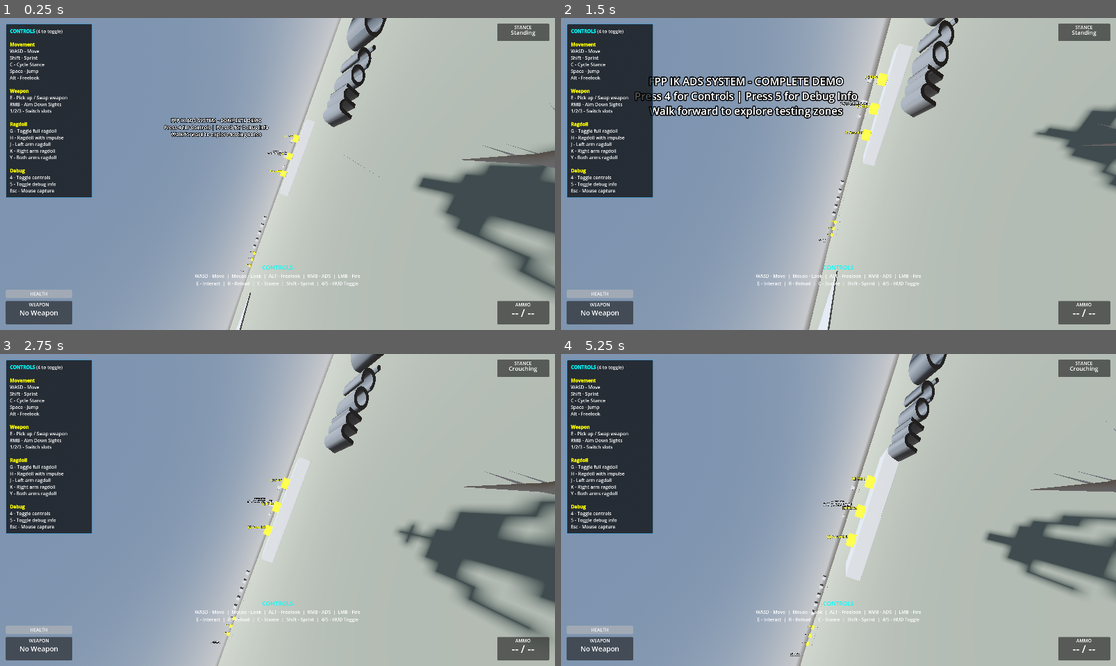
Above: before the commit, frames 1-4 (two rows, left to right).
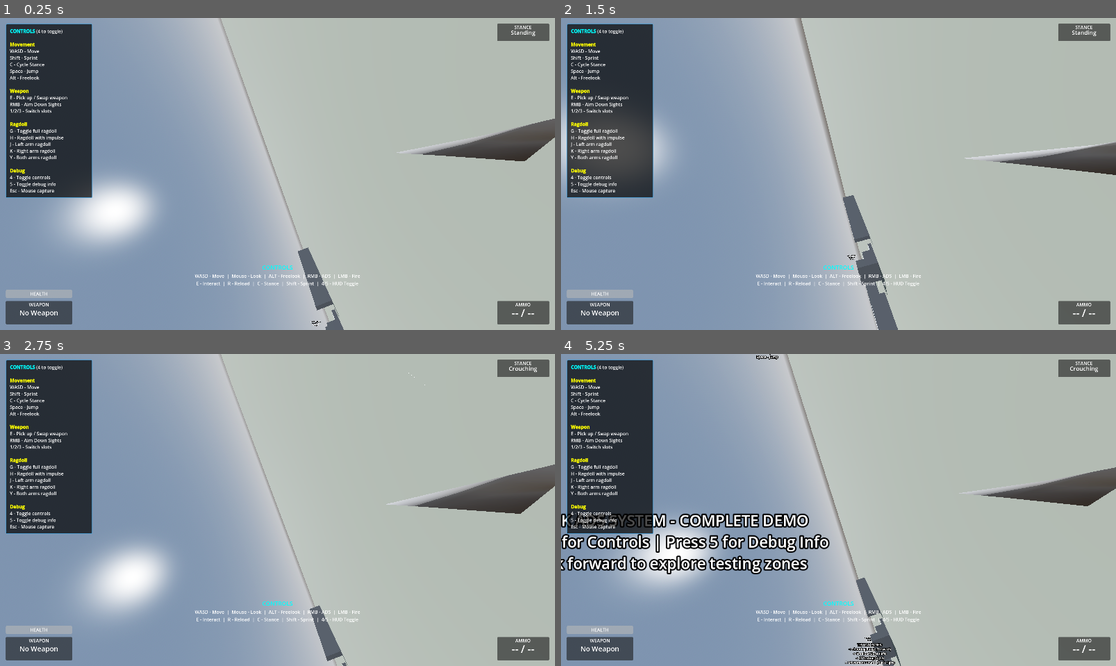
Above: after the commit, the same moments.

Repository: lmf-git/fpp-ik-ads
Game: Godot game, scene res://scenes/enhanced_demo.tscn
Same seed, same stepped clock (60 frames per second), same inputs: the game is played once before the commit and once after it.
Inputs (mouse positions are in pixels of both pictures, inside the frame that each line leads up to):
- Up to frame 1 (0.25 s): no input
- Up to frame 2 (1.5 s): tap Enter at 0.5 s; move the mouse to (866, 174) at 0.52 s; hold W (move_forward) from 0.53 s (still down); tap E (interact) at 0.6 s; click (866, 174) at 0.67 s; tap Space (jump) at 0.77 s; move the mouse to (810, 174) at 1.27 s; right-click (810, 174) at 1.35 s
- Up to frame 3 (2.75 s): keep holding W (move_forward); tap Space (jump) at 1.52 s; tap E (interact) at 1.55, 2.3 s; move the mouse to (288, 503) at 2.02 s; tap C (crouch) at 2.1 s
- Up to frame 4 (5.25 s): keep holding W (move_forward); move the mouse to (832, 516) at 2.77 s; click (832, 516) at 2.85 s; tap Space (jump) at 3.02, 3.77, 4.52 s; tap E (interact) at 3.05, 3.8, 4.35 s; move the mouse to (877, 513) at 3.52 s; hold Alt (freelook) 3.53-4.28 s; move the mouse to (794, 506) at 4.27 s; move the mouse to (844, 510) at 5.02 s; hold Shift (sprint) from 5.03 s (still down); click (844, 510) at 5.17 s

The runs differ from the first frame. In frame 1, 27% of the frame differs, in the area x 9-100%, y 0-100%; in frame 2, 20%; in frame 3, 27%; in frame 4, 27%, in the area x 0-100%, y 0-100%.

Commit message:
Fix FPS camera orientation and interaction signal
Camera fixes:
- Remove 180° roll that caused gimbal lock
- Use -90° yaw instead of +90° with roll
- Pitch now works correctly (up/down instead of left/right)
- Camera faces forward with correct up orientation

Interaction signal fixes:
- Change signal parameter from Node to String
- Extract weapon_name from WeaponPickup instead of passing whole object
- Fixes "Cannot convert argument 1 from Object to String" error
- HUD now receives correct prompt text

Diff:
--- a/scripts/character_controller_main.gd
+++ b/scripts/character_controller_main.gd
@@ -8,7 +8,7 @@
 # ===== SIGNALS - Event-driven communication (like Outer Wilds) =====
 signal weapon_changed(weapon: Weapon)
 signal stance_changed(old_stance: int, new_stance: int)
-signal interaction_available(interactable: Node)
+signal interaction_available(prompt_text: String)
 signal interaction_unavailable()
 signal damage_taken(amount: float, limb: StringName)
 
@@ -144,7 +144,11 @@
 
 	var collider := interaction_ray.get_collider()
 	if collider and collider.is_in_group("interactable"):
-		interaction_available.emit(collider)
+		# Extract weapon name from WeaponPickup
+		var prompt_text := "Interact"
+		if collider is WeaponPickup:
+			prompt_text = collider.weapon_name
+		interaction_available.emit(prompt_text)
 	else:
 		interaction_unavailable.emit()
 
--- a/scripts/components/camera_controller_component.gd
+++ b/scripts/components/camera_controller_component.gd
@@ -219,8 +219,8 @@
 			fps_camera.current = true
 
 		# In FPS mode, camera handles pitch only
-		# Character model's 180° rotation requires compensating yaw and roll
-		fps_camera.rotation = Vector3(camera_x_rotation, PI/2, PI)
+		# Character model's 180° Y rotation requires -90° yaw compensation to face forward
+		fps_camera.rotation = Vector3(camera_x_rotation, -PI/2, 0)
 
 ## Update ADS (Aim Down Sights) FOV
 func update_ads(delta: float, is_aiming: bool) -> void:
